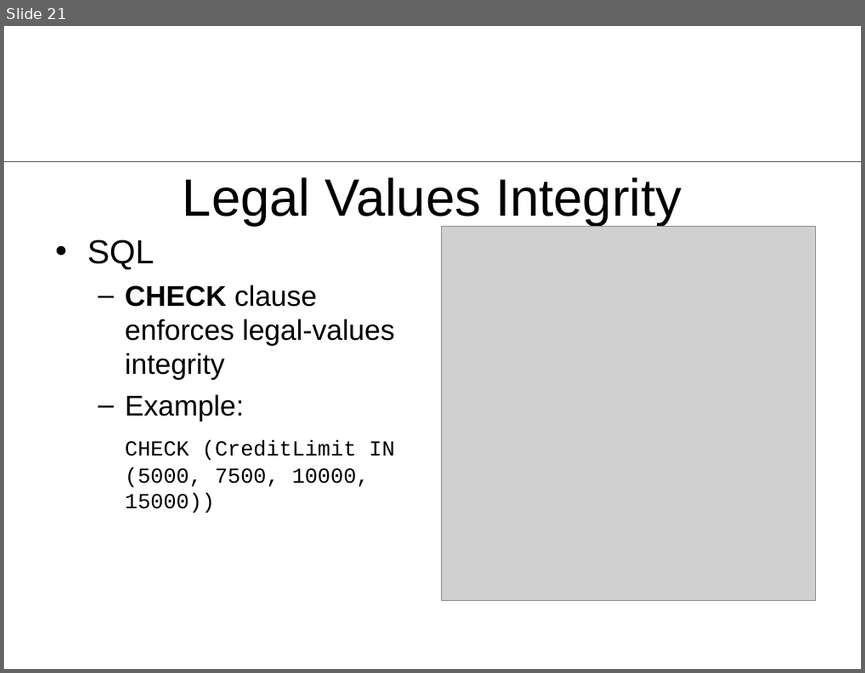
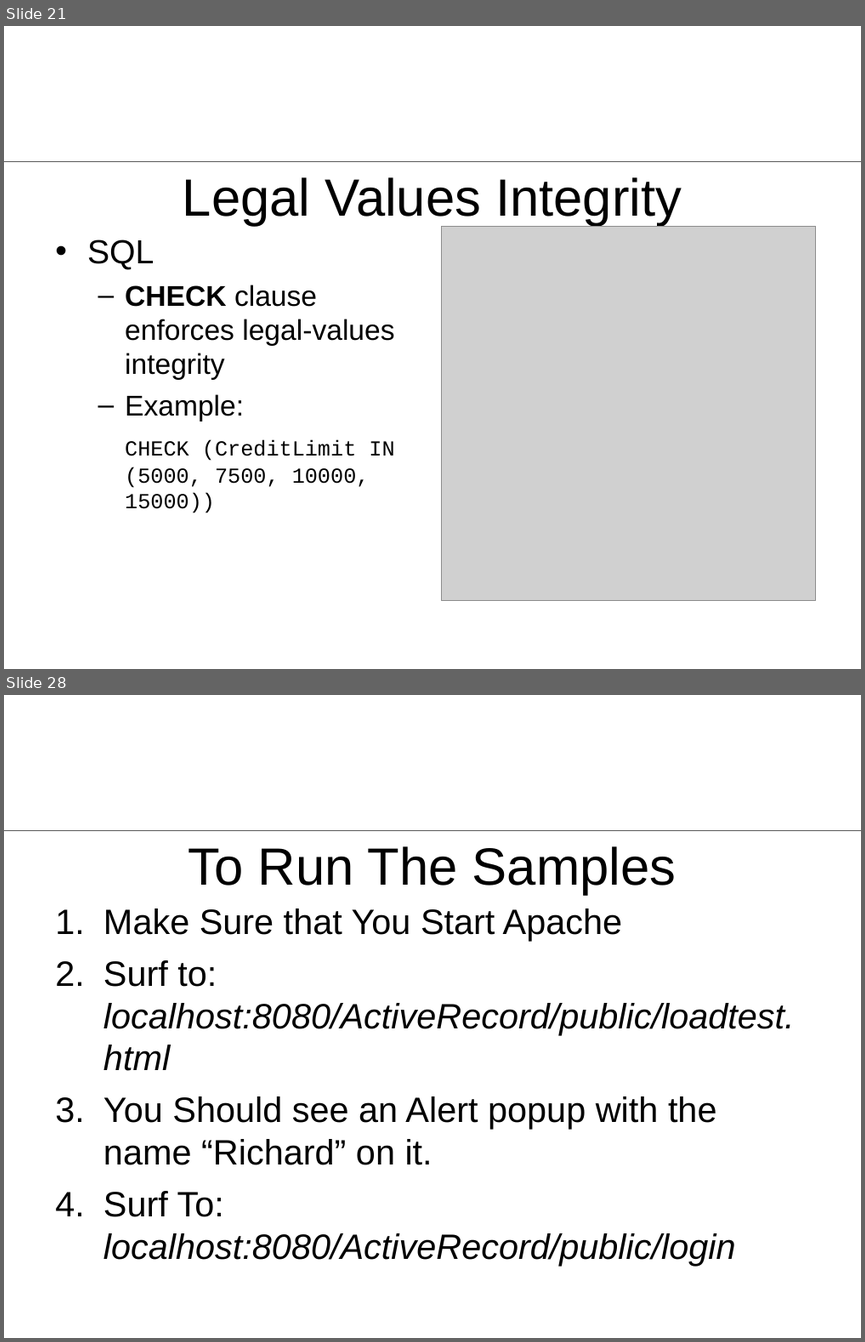
Before and after one commit to rhildred/ActiveRecord, a slide deck: docs/ActiveRecord.ppt. Shown one above the other, each under a label of ours: slide 21 before the commit, slides 21 and 28 after it; the slides between them are not shown. The pictures are 865x673 and 865x1342 pixels, drawn with LibreOffice and Linux fonts; fonts in the diff are those of the drawing; grey boxes stand for pictures; background and template pictures are left out. Boxes give left, top, right and bottom in pixels: in the first picture for what was removed or moved away, otherwise in the second. Text is boxed around its words. In the diff, an @@ line names an element or a change of style, - is before the commit and + after.

```diff
--- a/docs/ActiveRecord.ppt
+++ b/docs/ActiveRecord.ppt
@@ slide 28 added at bbox=[4, 695, 861, 1338], background #FFFFFF; not listed: 1 template element that a slide beside it also shows @@
@@ title added at bbox=[188, 846, 676, 895], 44 pt, text #000000 @@
+To Run The Samples
@@ text added at bbox=[103, 908, 794, 1265], 29.6 pt, text #000000 @@
+1. Make Sure that You Start Apache
+2. Surf to: localhost:8080/ActiveRecord/public/loadtest.html
+3. You Should see an Alert popup with the name “Richard” on it.
+4. Surf To: localhost:8080/ActiveRecord/public/login
```
Also in this commit, not shown: 1 slide changed, 8 other slides added, 3 other files.
